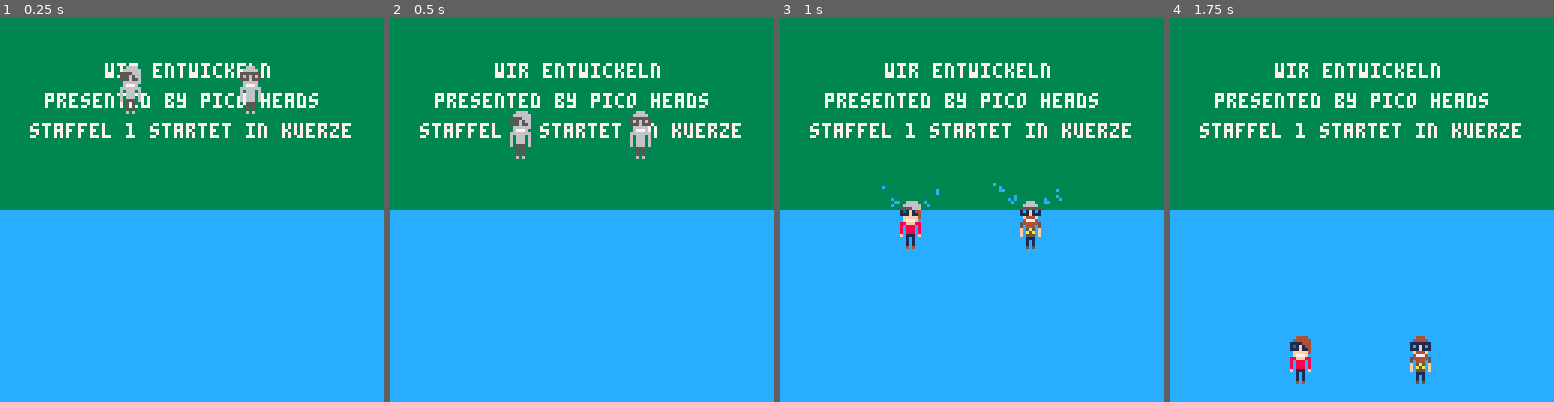
Above: before the commit, frames 1-4 (left to right).
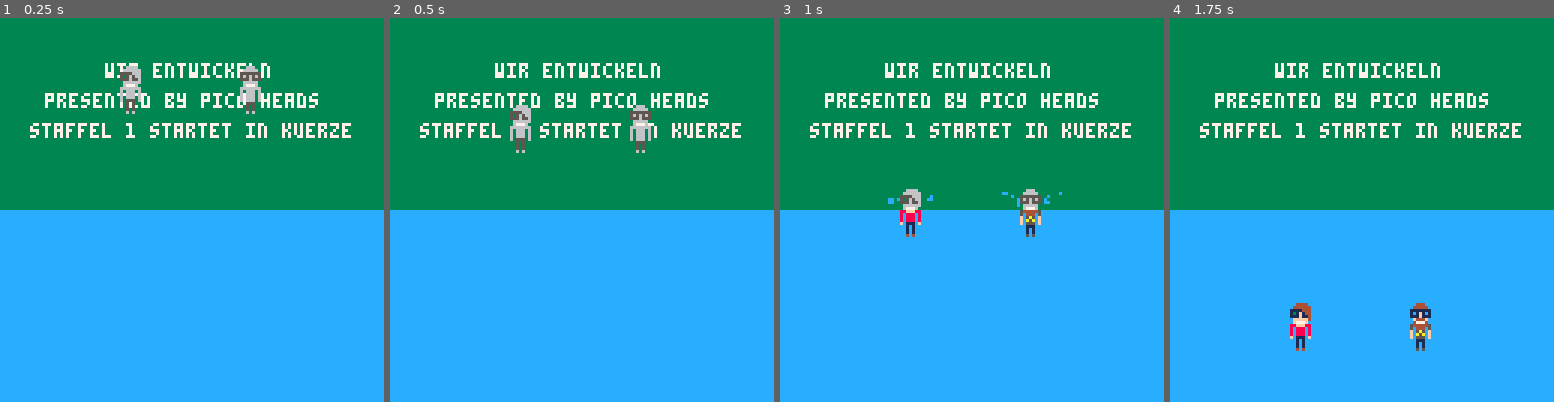
Above: after the commit, the same moments.

Repository: zothynine/picoheads
Game: PICO-8 cartridge 01_starting-soon.p8
Same seed, same stepped clock (60 frames per second), same inputs: the game is played once before the commit and once after it.
Inputs:
- Up to frame 1 (0.25 s): no input
- Up to frame 2 (0.5 s): tap X (X key) at 0.33 s
- Up to frame 3 (1 s): tap O (Z key) at 0.7 s
- Up to frame 4 (1.75 s): tap X (X key) at 1.07 s; hold Right from 1.6 s (still down); tap O (Z key) at 1.7 s

Frame 1 is identical in both runs. In frame 2, 0.7% of the frame differs, in the area x 31-68%, y 22-37%; in frame 3, 1.4%; in frame 4, 1.6%, in the area x 31-68%, y 74-96%.

Commit message:
01_starting-soon.p8: load intro on any keypress

Diff:
--- a/01_starting-soon.p8
+++ b/01_starting-soon.p8
@@ -39,6 +39,15 @@
 	if mtimer==4000 then
 		mtimer=0
 		music(0,600)
+	end
+
+	if btn(❎)
+	 or btn(🅾️)
+	 or btn(⬅️)
+	 or btn(➡️)
+	 or btn(⬆️)
+	 or btn(⬇️) then
+	 load("02_intro")
 	end
 end
 
